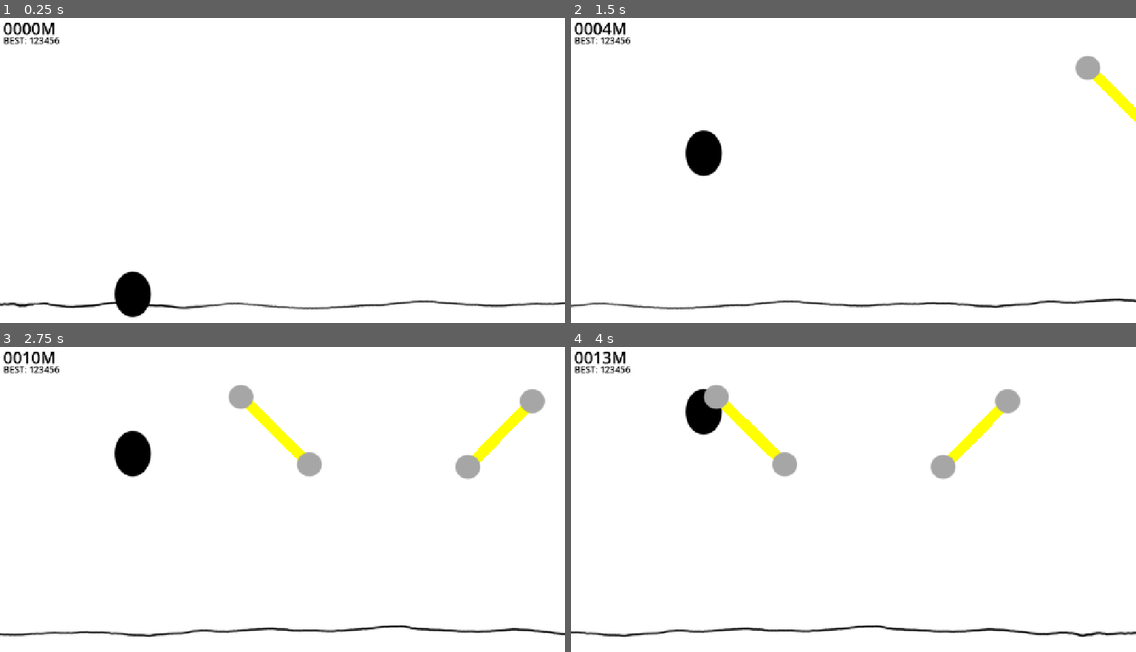
Above: before the commit, frames 1-4 (two rows, left to right).
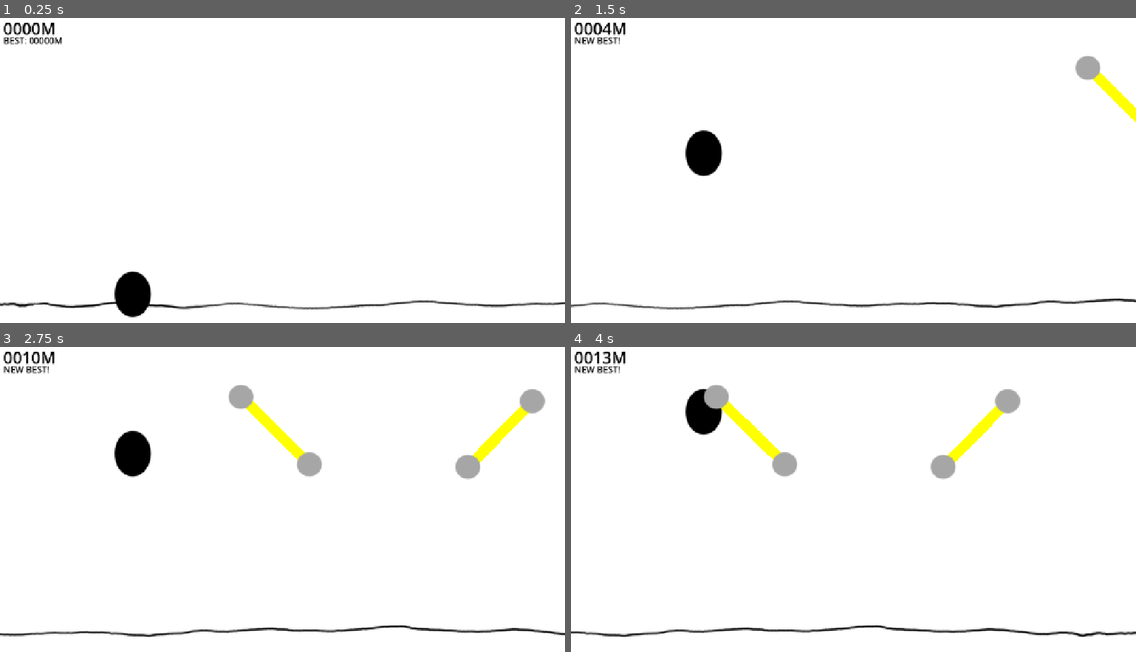
Above: after the commit, the same moments.

Repository: snowfrogdev/jetpack-joyride-clone
Game: Godot game, scene res://main.tscn
Two runs of this game, one before a commit and one after it. Both use one fixed random seed, a clock stepped at 60 frames per second and the inputs below.
Inputs:
- Up to frame 1 (0.25 s): no input
- Up to frame 2 (1.5 s): tap Enter (ui_accept) at 0.5, 0.77 s; hold Space (Boost) 0.53-1.28 s; tap Space (Boost) at 1.35 s
- Up to frame 3 (2.75 s): tap Enter (ui_accept) at 1.52 s; hold Space (Boost) from 2.03 s (still down)
- Up to frame 4 (4 s): release Space (Boost) at 2.78 s; tap Space (Boost) at 2.85 s; tap Enter (ui_accept) at 3.02, 3.5, 3.77 s; hold Space (Boost) from 3.53 s (still down)

The runs differ from the first frame. In frame 1, 0.1% of the frame differs, in the area x 5-11%, y 6-9%; in frame 2, 0.2%, in the area x 0-11%, y 6-9%; in frame 3, 0.2%; in frame 4, 0.2%.

Commit message:
Enhance distance tracking by adding best distance management; implement saving and loading of best distance in game states

Diff:
--- a/distance_container.gd
+++ b/distance_container.gd
@@ -1,10 +1,24 @@
 extends VBoxContainer
 
 @onready var game: Game = %Game
+@onready var current_label: Label = $CurrentDistanceLabel
+@onready var best_label: Label = $BestDistanceLabel
 
 func _ready() -> void:
-  game.distance_changed.connect(_on_distance_changed)
-  $CurrentDistanceLabel.text = "%04dM" % 0
+    current_label.text = "0000M"
+    best_label.text = "BEST: 0000M"
+    game.distance_changed.connect(_on_distance_changed)
+    game.best_distance_changed.connect(_on_best_distance_changed)
+    game.best_distance_surpassed.connect(_on_best_distance_surpassed)
+
+    # Update best label immediately with loaded value
+    _on_best_distance_changed(game.best_distance)
 
 func _on_distance_changed(distance: int) -> void:
-  $CurrentDistanceLabel.text = "%04dM" % distance
+    current_label.text = "%04dM" % distance
+
+func _on_best_distance_changed(best: int) -> void:
+    best_label.text = "BEST: %05dM" % best
+
+func _on_best_distance_surpassed() -> void:
+    best_label.text = "NEW BEST!"
--- a/game.gd
+++ b/game.gd
@@ -1,37 +1,74 @@
-class_name Game extends Node2D
+class_name Game
+extends Node2D
 
 signal died
 signal distance_changed(distance: int)
+signal best_distance_changed(distance: int)
+signal best_distance_surpassed() # New: emitted mid-run once
 
 var current_distance := 0
 var distance_accumulator := 0.0
+var best_distance := 0
+var has_surpassed_best := false # Tracks mid-run surpass
+
 @export var pixels_per_meter := 100.0
 @export var speed: float = 100.0
 
+
 func _ready() -> void:
-  $Player.died.connect(_on_player_died)
-  set_speed(speed)
+    $Player.died.connect(_on_player_died)
+    set_speed(speed)
 
 func _process(delta: float) -> void:
-  if speed > 0:
-    var delta_distance = speed * delta / pixels_per_meter
-    distance_accumulator += delta_distance
-    if distance_accumulator >= 1.0:
-      var whole_meters = int(distance_accumulator)
-      distance_accumulator -= whole_meters
-      current_distance += whole_meters
-      distance_changed.emit(current_distance)
+    if speed > 0:
+        var delta_distance = speed * delta / pixels_per_meter
+        distance_accumulator += delta_distance
+        if distance_accumulator >= 1.0:
+            var whole_meters = int(distance_accumulator)
+            distance_accumulator -= whole_meters
+            current_distance += whole_meters
+            distance_changed.emit(current_distance)
+
+            # Emit once when player surpasses previous best
+            if not has_surpassed_best and current_distance > best_distance:
+                has_surpassed_best = true
+                best_distance_surpassed.emit()
 
 func _on_player_died() -> void:
-  died.emit()
+    died.emit()
 
 func set_speed(new_speed: float) -> void:
-  speed = new_speed
-  $ParallaxBackground.speed = speed
-  $SegmentManager.scroll_speed = speed
+    speed = new_speed
+    $ParallaxBackground.speed = speed
+    $SegmentManager.scroll_speed = speed
 
 func _set(property: StringName, value) -> bool:
-  if property == "speed":
-    set_speed(value)
-    return true
-  return false
+    if property == "speed":
+        set_speed(value)
+        return true
+    return false
+
+func save_best_distance() -> void:
+    if current_distance > best_distance:
+        best_distance = current_distance
+        var data = {"best_distance": best_distance}
+        var file = FileAccess.open("user://best_distance.json", FileAccess.WRITE)
+        file.store_string(JSON.stringify(data))
+        best_distance_changed.emit(best_distance)
+        if OS.has_feature("debug"):
+          print("Best distance saved:", best_distance) # Logging added
+
+func load_best_distance() -> void:
+    if FileAccess.file_exists("user://best_distance.json"):
+        var file = FileAccess.open("user://best_distance.json", FileAccess.READ)
+        var json = JSON.parse_string(file.get_as_text())
+        if typeof(json) == TYPE_DICTIONARY and json.has("best_distance"):
+            best_distance = json["best_distance"]
+            best_distance_changed.emit(best_distance)
+            if OS.has_feature("debug"):
+              print("Best distance loaded:", best_distance) # Logging added
+
+func reset_run_state() -> void:
+    current_distance = 0
+    distance_accumulator = 0.0
+    has_surpassed_best = false
--- a/states/game_over.gd
+++ b/states/game_over.gd
@@ -4,6 +4,8 @@
   if OS.has_feature("debug"):
     print("Entering GameOver state")
 
+  game.save_best_distance()
+
 func handle_input(event: InputEvent) -> void:
   if event.is_action_pressed("ui_accept"):
     if OS.has_feature("debug"):
--- a/states/ready.gd
+++ b/states/ready.gd
@@ -3,10 +3,13 @@
 func enter(_prev: String, _data: Dictionary = {}) -> void:
   if OS.has_feature("debug"):
     print("Entering Ready state")
+
+  game.load_best_distance()
   get_tree().paused = true
 
 func update(_delta) -> void:
   if Input.is_action_just_pressed("Boost"):
     if OS.has_feature("debug"):
       print("Exiting Ready state")
+
     emit_signal("finished", "Running")
